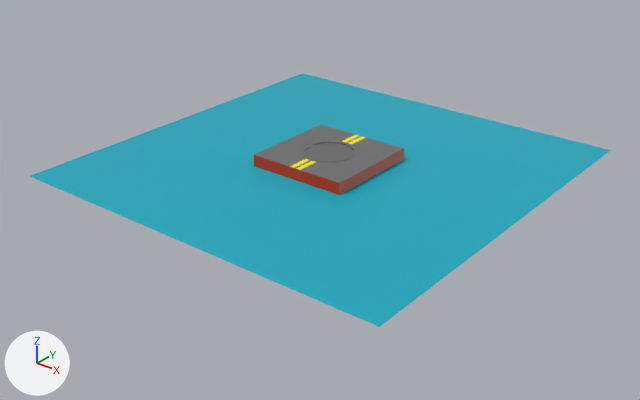
Before and after pictures for a commit that changed the Blender file nyc_sewer.blend.
Before and after are seen from a 50 mm lens placed at (18.9, -24.2, 11.5), pointed at (0.0, -0.5, -3.2). Arrows for +X, +Y and +Z are at lower left; the lights stay in place.
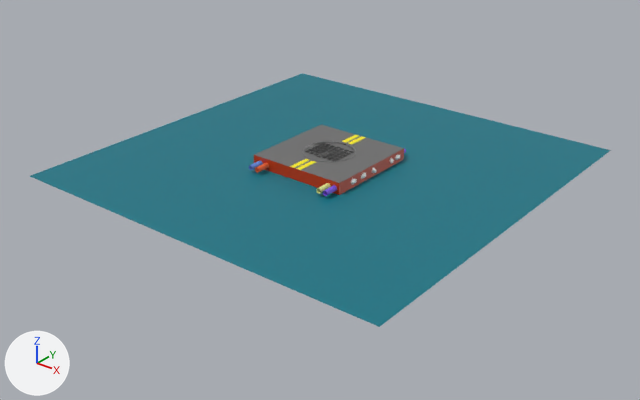
Changed parts and their boxes [x1, y1, x2, y2] in the pictures (640 x 400 px):
'Plane', recoloured: [30, 73, 611, 327] in both
'Cube.005', added: after [322, 148, 353, 161]
'Cube.010', added: after [305, 143, 335, 155]
'Cylinder.004', added: after [323, 149, 406, 196]
'Cylinder.001', added: after [316, 183, 331, 194]
'Cylinder.003', added: after [255, 129, 339, 173]
'Cylinder.002', added: after [249, 161, 263, 170]

The change, as a diff of the scene's bpy script:
```diff
--- a/nyc_sewer.blend.py
+++ b/nyc_sewer.blend.py
@@ mat_material_006 @@
 mat_material_006 = principled_material('Material.006')
-mat_material_006.base_color = (0.0, 0.402, 0.533)  # cyan #00aac1
+mat_material_006.base_color = (0.0, 0.185, 0.243)  # cyan #007787
@@ ob_cube_010 @@
+ob_cube_010 = bpy.data.objects.new('Cube.010', me_cube_012)  # 96 vertices, 72 faces; spans x -1.2..1.2, y -53.2..1.0, z -1.2..2.2; in mat_mat (dark grey #4e4e4e); modifiers ARRAY
+ob_cube_010.parent = ob_cylinder
+ob_cube_010.location = (-0.24, -0.52, -1.386)
+ob_cube_010.rotation_euler = (0.0, 0.0, -3.142)  # degrees (0, 0, -180)
+ob_cube_010.scale = (0.0708, 0.0198, 0.0192)
@@ ob_cube_005 @@
+ob_cube_005 = bpy.data.objects.new('Cube.005', me_cube_007)  # 96 vertices, 72 faces; spans x -1.3..1.3, y -4.7..55.8, z -2.8..1.0; in mat_mat (dark grey #4e4e4e); modifiers ARRAY
+ob_cube_005.parent = ob_cylinder
+ob_cube_005.location = (0.171, -0.484, -1.366)
+ob_cube_005.scale = (0.0682, 0.019, 0.0185)
@@ ob_cylinder_004 @@
+ob_cylinder_004 = bpy.data.objects.new('Cylinder.004', me_cylinder_004)  # 128 vertices, 98 faces; spans x -1.0..1.0, y -1.0..1.0, z -1.0..1.0; in mat_material_011 (purple #825ce7)
+ob_cylinder_004.location = (1.8, -0.13, -1.6)
+ob_cylinder_004.rotation_euler = (1.571, 0.0, 0.0)  # degrees (90, 0, 0)
+ob_cylinder_004.scale = (0.103, 0.103, 2.42)
@@ ob_cylinder_003 @@
+ob_cylinder_003 = bpy.data.objects.new('Cylinder.003', me_cylinder_003)  # 128 vertices, 98 faces; spans x -1.0..1.0, y -1.0..1.0, z -1.0..1.0; in mat_material_008 (orange #e76535)
+ob_cylinder_003.location = (-1.35, -0.13, -1.6)
+ob_cylinder_003.rotation_euler = (1.571, 0.0, 0.0)  # degrees (90, 0, 0)
+ob_cylinder_003.scale = (0.103, 0.103, 2.42)
@@ ob_cylinder_002 @@
+ob_cylinder_002 = bpy.data.objects.new('Cylinder.002', me_cylinder_002)  # 128 vertices, 98 faces; spans x -1.0..1.0, y -1.0..1.0, z -1.0..1.0; in mat_material_009 (blue #6a90e7)
+ob_cylinder_002.location = (-1.66, -0.13, -1.6)
+ob_cylinder_002.rotation_euler = (1.571, 0.0, 0.0)  # degrees (90, 0, 0)
+ob_cylinder_002.scale = (0.103, 0.103, 2.42)
@@ ob_cylinder_001 @@
+ob_cylinder_001 = bpy.data.objects.new('Cylinder.001', me_cylinder_001)  # 128 vertices, 98 faces; spans x -1.0..1.0, y -1.0..1.0, z -1.0..1.0; in mat_material_010 (yellow #dee790)
+ob_cylinder_001.location = (1.52, -0.13, -1.6)
+ob_cylinder_001.rotation_euler = (1.571, 0.0, 0.0)  # degrees (90, 0, 0)
+ob_cylinder_001.scale = (0.103, 0.103, 2.42)
```
